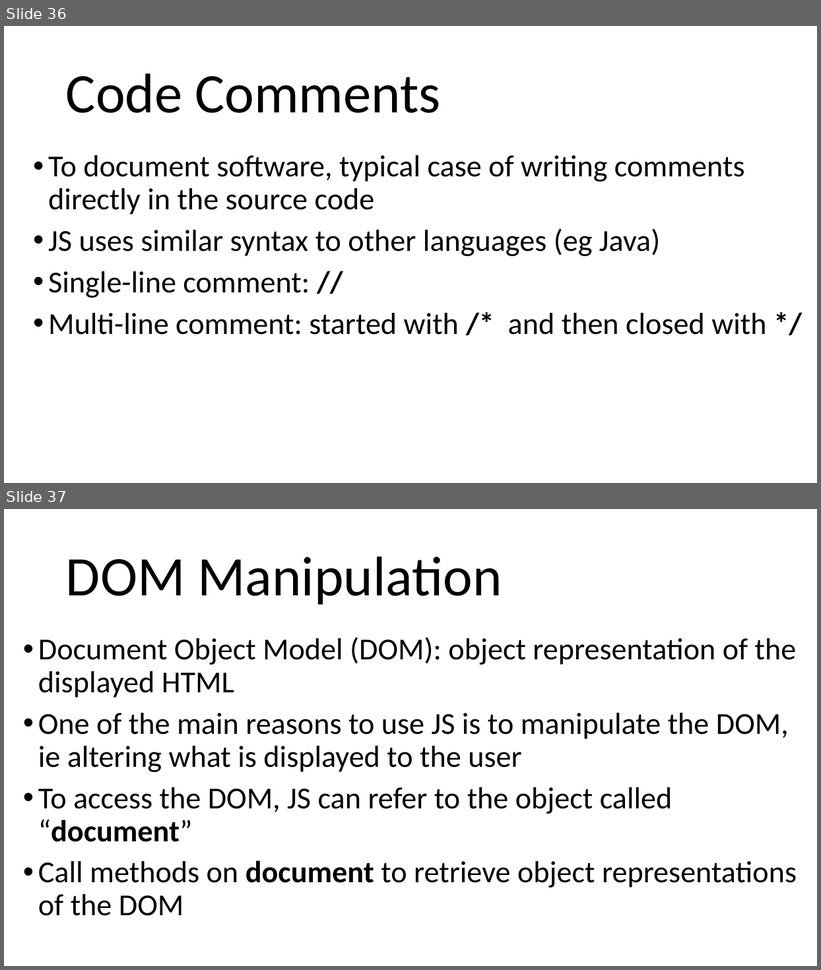
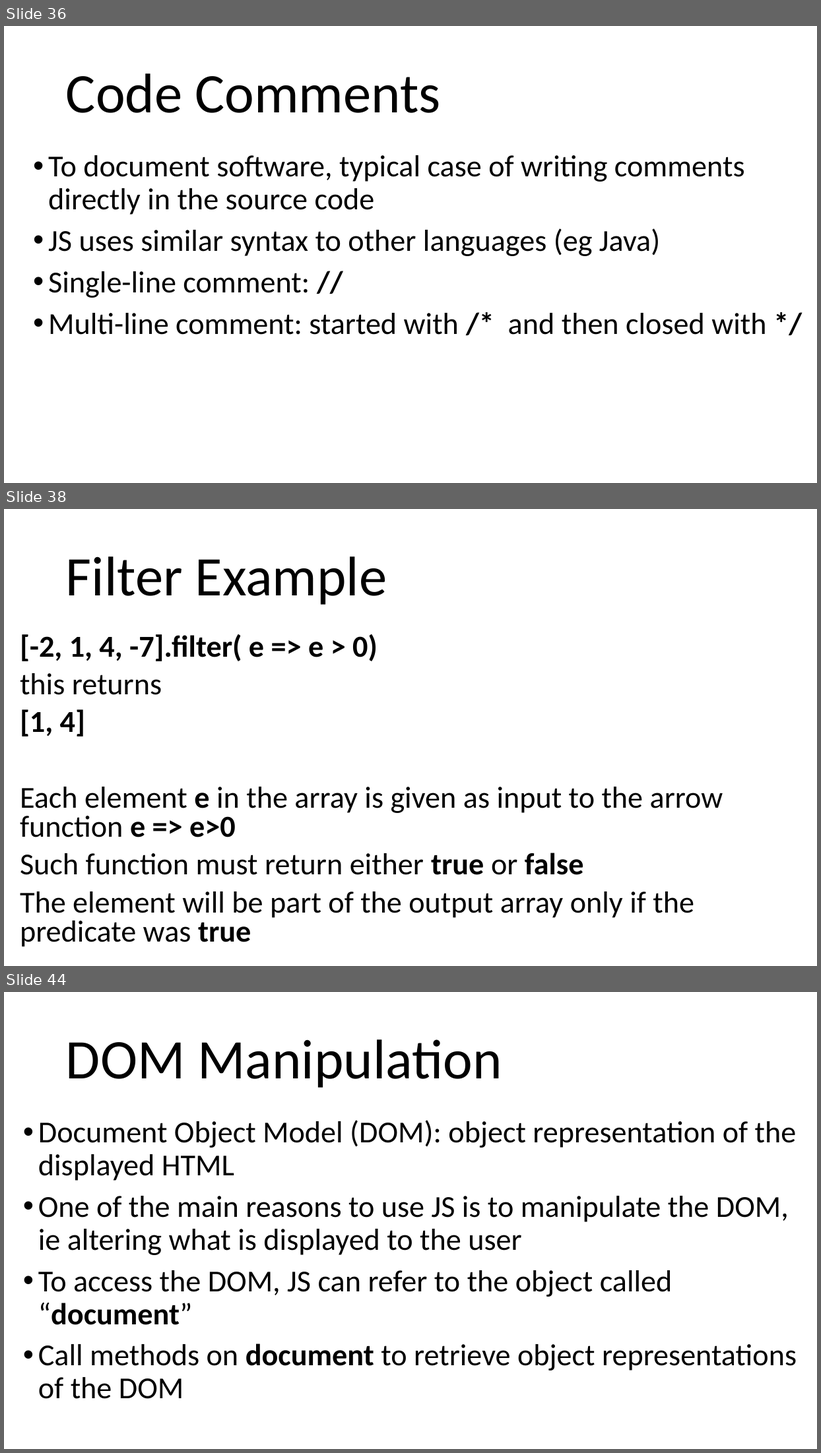
Before and after one commit to arcuri82/web_development_and_api_design, a slide deck: docs/slides/lesson_01.pptx. Shown one above the other, each under a label of ours: slides 36 and 37 before the commit, slides 36, 38 and 44 after it; the slides between them are not shown. The pictures are 821x970 and 821x1453 pixels, drawn with LibreOffice and Linux fonts; fonts in the diff are those of the drawing. Boxes give left, top, right and bottom in pixels: in the first picture for what was removed or moved away, otherwise in the second. Text is boxed around its words. In the diff, an @@ line names an element or a change of style, - is before the commit and + after.

Commit message:
filter and map

```diff
--- a/docs/slides/lesson_01.pptx
+++ b/docs/slides/lesson_01.pptx
@@ slide 38 added at (x1=4, y1=509, x2=817, y2=966), background #FFFFFF @@
@@ title added at (x1=66, y1=557, x2=387, y2=605), 66 pt, text #000000 @@
+Filter Example
@@ text added at (x1=20, y1=634, x2=723, y2=947), 36 pt, text #000000 @@
+[-2, 1, 4, -7].filter( e => e > 0)
+this returns
+[1, 4]
+Each element e in the array is given as input to the arrow function e => e>0
+Such function must return either true or false
+The element will be part of the output array only if the predicate was true
@@ what was slide 37 is now slide 44 @@
```
Also in this commit, not shown: 3 slides changed, 6 other slides added, 1 other file.
